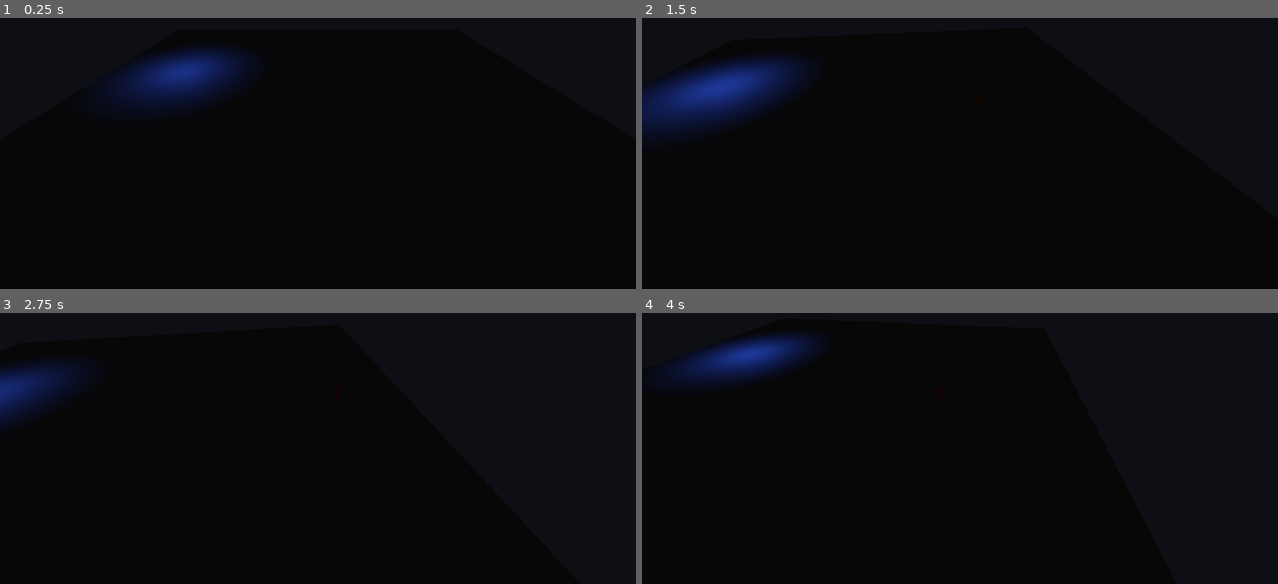
Above: before the commit, frames 1-4 (two rows, left to right).
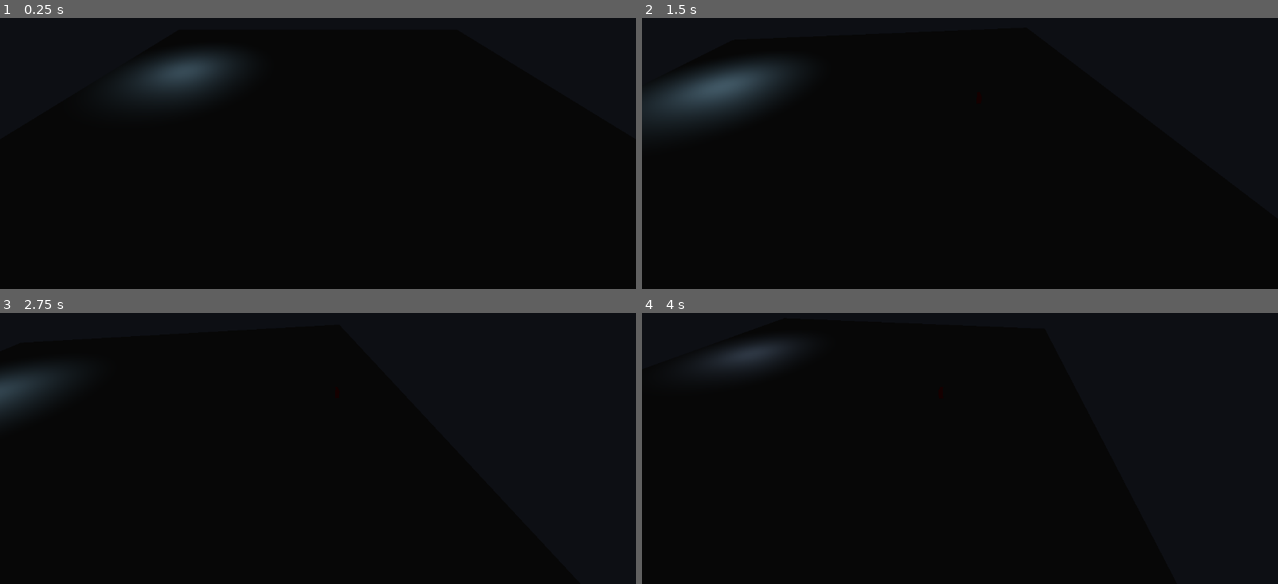
Above: after the commit, the same moments.

Repository: RUB1C/VOIDHEART_Taller_4_Programacion_Grafica
Game: Godot game, scene res://zona_b.tscn
The game is run twice, just before and just after one commit, with the same random seed, the same clock (stepped at 60 frames per second) and the same inputs.
Inputs:
- Up to frame 1 (0.25 s): no input
- Up to frame 2 (1.5 s): tap Enter at 0.5 s; hold D 0.53-1.28 s; hold E 0.53-1.28 s; hold Down from 1.28 s (still down); tap T at 1.35 s
- Up to frame 3 (2.75 s): release Down at 2.03 s; hold D from 2.03 s (still down); hold E from 2.03 s (still down)
- Up to frame 4 (4 s): release D at 2.78 s; release E at 2.78 s; hold Up 2.78-3.53 s; tap T at 2.85 s; hold A from 3.53 s (still down); hold E from 3.53 s (still down)

The runs differ from the first frame. In frame 1, 1.5% of the frame differs, in the area x 20-36%, y 13-29%; in frame 2, 2.8%, in the area x 0-23%, y 17-38%; in frame 3, 0.7%; in frame 4, 2.4%.

Commit message:
Creación del sistema de eventos
Con este nuevo nodo, ahora el disparador funciona mucho mejor, al darle a la Q, o pasar por el area3D del disparador, se pinta una luz tenue morada

Diff:
--- /dev/null
+++ b/voidheart-taller-4/sistema_eventos.gd
@@ -0,0 +1,47 @@
+class_name SistemaEventos
+extends Node
+
+@export var luz_evento: OmniLight3D
+@export var pico_destello := 4.0
+@export var k_destello := 4.0 # 1/s: qué tan rápido se apaga el destello
+
+@export var luz_variable: Light3D
+@export var color_bajo: Color = Color(0.48, 0.62, 0.70) # #7C9EB2 (Calma)[cite: 1, 26]
+@export var color_alto: Color = Color(0.14, 0.07, 0.14) # #231123 (Peligro/Estrés)[cite: 1, 26]
+@export var k_variable := 4.0
+
+var variable := 0.0 # de 0 a 1: nivel de estrés[cite: 26]
+
+func _ready() -> void:
+	for d in get_tree().get_nodes_in_group("disparadores"):
+		d.evento.connect(_on_evento)
+	if luz_evento:
+		luz_evento.light_energy = 0.0
+
+func _process(delta: float) -> void:
+	# 1. Actualizar el destello de la luz de evento usando decaimiento exponencial[cite: 22, 24]
+	if luz_evento:
+		luz_evento.light_energy = decaer(luz_evento.light_energy, 0.0, k_destello, delta)
+
+	# Teclas de prueba opcionales para subir/bajar el estrés con las flechas del teclado
+	if Input.is_key_pressed(KEY_UP):
+		variable = minf(1.0, variable + delta * 0.5)
+	elif Input.is_key_pressed(KEY_DOWN):
+		variable = maxf(0.0, variable - delta * 0.5)
+
+	# 2. Actualizar la luz que sigue la variable de estrés[cite: 25, 26]
+	if luz_variable:
+		var v_clamped := clampf(variable, 0.0, 1.0)
+		luz_variable.light_color = color_bajo.lerp(color_alto, v_clamped)
+		var energia_deseada := 1.0 + 3.0 * v_clamped
+		luz_variable.light_energy = decaer(luz_variable.light_energy, energia_deseada, k_variable, delta)
+
+func _on_evento(posicion: Vector3) -> void:
+	# Al recibir el aviso, la luz de evento salta a la posición y toma el valor del pico[cite: 24]
+	if luz_evento:
+		luz_evento.global_position = posicion + Vector3.UP * 1.5
+		luz_evento.light_energy = pico_destello
+
+static func decaer(actual: float, base: float, k: float, dt: float) -> float:
+	var alpha := 1.0 - exp(-k * dt)
+	return actual + (base - actual) * alpha
--- a/voidheart-taller-4/zona_b.tscn
+++ b/voidheart-taller-4/zona_b.tscn
@@ -9,6 +9,7 @@
 [ext_resource type="Script" uid="uid://b70v78f8ujbl7" path="res://camara_seguidora.gd" id="7_61dqb"]
 [ext_resource type="Script" uid="uid://bk8lmx72it68g" path="res://luz_parpadeante.gd" id="8_n70iv"]
 [ext_resource type="Script" uid="uid://t6m7kr00dl0x" path="res://disparador.gd" id="9_r8jko"]
+[ext_resource type="Script" uid="uid://daowhquyvisv8" path="res://sistema_eventos.gd" id="10_ltugl"]
 
 [sub_resource type="PlaneMesh" id="PlaneMesh_dpv7s"]
 size = Vector2(20, 20)
@@ -41,7 +42,7 @@
 tonemap_mode = 2
 
 [sub_resource type="BoxShape3D" id="BoxShape3D_5h11f"]
-size = Vector3(3.7807617, 2.3546143, 2.9970703)
+size = Vector3(9.522705, 1.9590454, 3.1473389)
 
 [node name="ZonaB" type="Node3D" unique_id=42435576]
 
@@ -120,11 +121,19 @@
 script = ExtResource("8_n70iv")
 
 [node name="Disparador" type="Area3D" parent="." unique_id=338579050]
-collision_layer = 8
-collision_mask = 3
+collision_layer = 0
+collision_mask = 8
 script = ExtResource("9_r8jko")
 tecla = 81
 
 [node name="CollisionShape3D" type="CollisionShape3D" parent="Disparador" unique_id=1664909620]
-transform = Transform3D(1, 0, 0, 0, 1, 0, 0, 0, 1, -3.3769112, 0.6773071, -2.5926943)
+transform = Transform3D(1, 0, 0, 0, 1, 0, 0, 0, 1, -2.4309883, 0.87509155, -6.1188498)
 shape = SubResource("BoxShape3D_5h11f")
+
+[node name="SistemaEventos" type="Node" parent="." unique_id=435036104 node_paths=PackedStringArray("luz_evento", "luz_variable")]
+script = ExtResource("10_ltugl")
+luz_evento = NodePath("../LuzEvento")
+luz_variable = NodePath("../LuzParpadeante")
+
+[node name="LuzEvento" type="OmniLight3D" parent="." unique_id=1513469643]
+light_color = Color(0.13725491, 0.06666667, 0.13725491, 1)
Not shown, added: voidheart-taller-4/sistema_eventos.gd.uid
